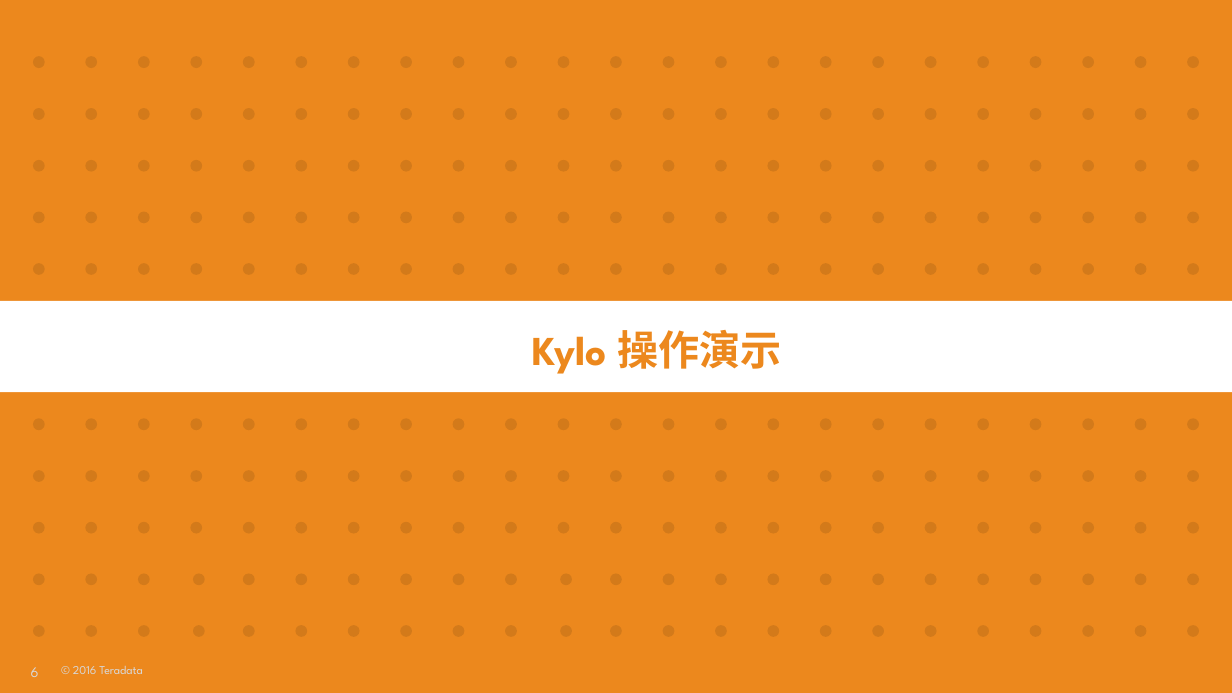
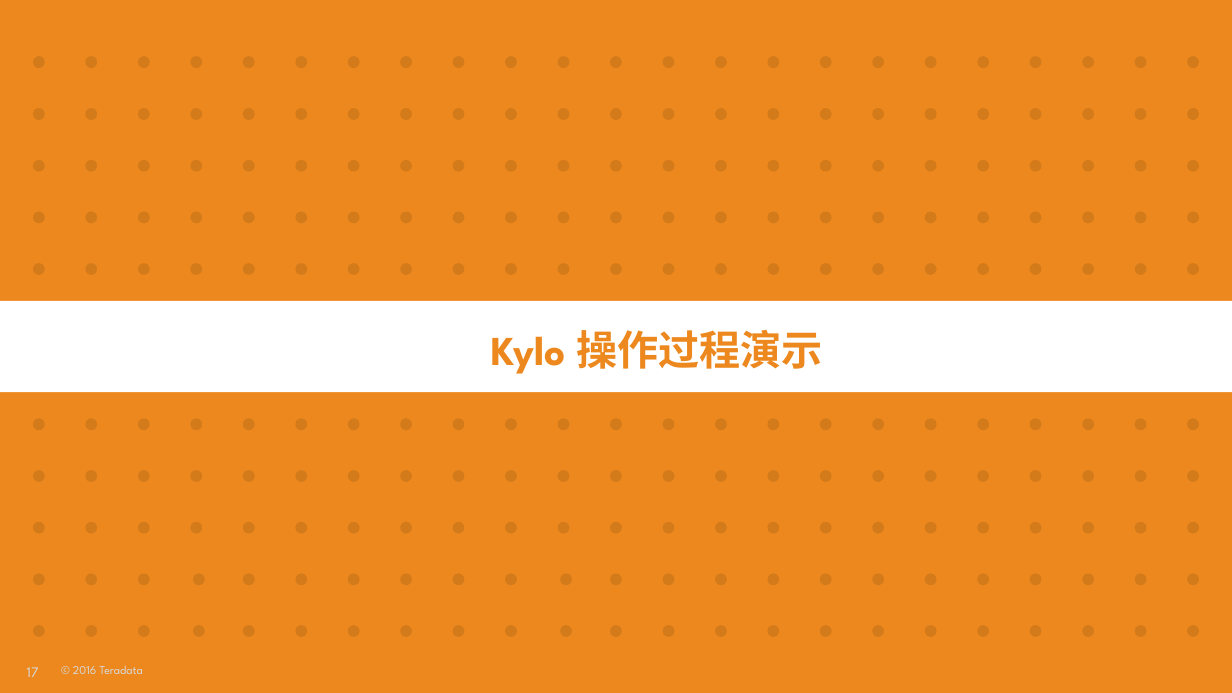
Before and after one commit to yaoran2000/MyTeradata, a slide deck: slide 17 of slides/Kylo配置与使用.pptx (slide 6 before the commit). Drawn at 1232x693 pixels with LibreOffice and Linux fonts; fonts in the diff are those of the drawing. Boxes give left, top, right and bottom in pixels: in the first picture for what was removed or moved away, otherwise in the second. Text is boxed around its words. In the diff, an @@ line names an element or a change of style, - is before the commit and + after.

Commit message:
Kylo update

```diff
--- a/slides/Kylo配置与使用.pptx
+++ b/slides/Kylo配置与使用.pptx
@@ text at <box>491,330,823,374</box>: text changed @@
-Kylo 操作演示
+Kylo 操作过程演示
@@ page number at <box>27,667,39,677</box>: text changed @@
-6
+17
```
Also in this commit, not shown: 3 other slides changed, 13 slides added, 2 slides removed, 3 other files.
